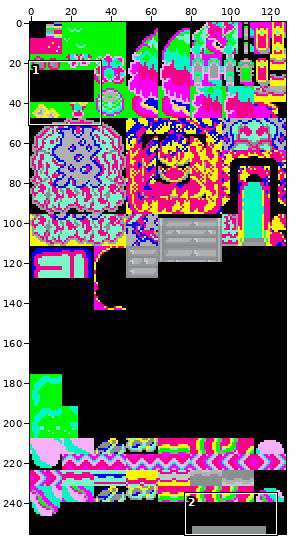
One commit to this sprite sheet: resources/tilesets/0/gTileset_General_Tiles_Pal2.png. Above: a wide view before the commit, with the close-up outlined.
Close-up. Old version:
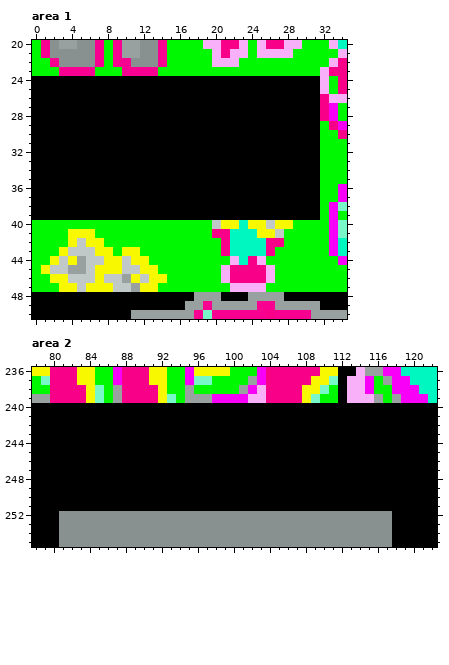
The file is 128x256 pixels. Shown: area 1: x 0..34, y 20..50; area 2: x 78..122, y 236..255. The commit also changed other parts of the picture, which this record leaves out.
After the commit:
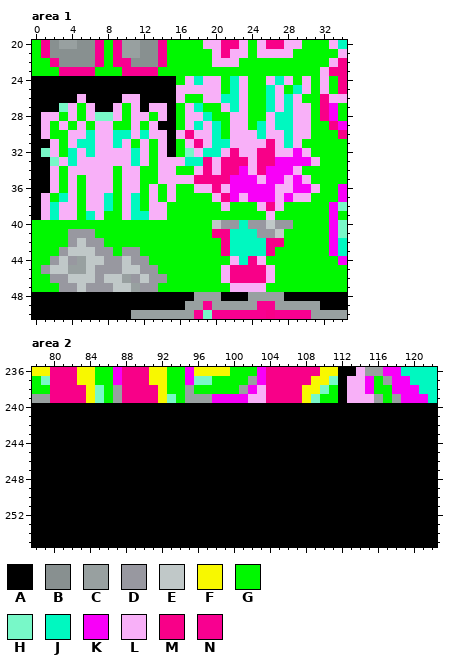
Palette (. is transparent): A #000000  B #889090  C #98a0a0  D #9898a0  E #c0c8c8  F #f8f800  G #00f800  H #78f8c8  J #00f8c0  K #f800f8  L #f8b0f8  M #f80088  N #f80090
Difference:
Changed rows in their new state; - is an unchanged pixel.
Area 1:
first column x 1:
24 ---------------GLJLLGJLGGLJLGLG
25 ---------------LLLLLGJLGGJLGJLG
26 ----L----LL----LGGLLJJLGGJLJLGG
27 --HLGL--LGL-LL-GLJGGLJLGGJLJLLG
28 LLGLGLHHLGLLGL-GLLJGGLLGGLJJLLG
29 LGLGLGLLGGLGL--GLJLJGLLGJLJJLLG
30 LGGLLJLLJJLJLL-LMLLJGLLLJLLJLLG
31 -LGLJJLLJLGLGL-GLMLJJLLLLMLJLGG
32 HLGJLJLLLLJLGL-GHLJJLMLLMMLLKLG
33 -HLJLLLLLLJLGLLLJJMLMMMLMMKKKKL
34 -LGLLLLLGLLGGLLGGLMLMMKLMKKKLGG
35 -LGLGLLLGLLGGLLLLMMMMKKKLKKLKLG
36 -LGLGLLLGLLGLGLGGLLMLKKKKKLLKKL
37 LGJLGLLJGLJGLGLGGGGLMKLKKKLKLLG
38 LJLLGLLJGLJGLLGGGGGGLGGGLMLGGGG
39 LJLLGJLGGLJJLLGGGGGGGGGGGLGGGGG
40 --------------------DD-DD-DD---
41 ---DDD------------------DD-----
42 ---D-DD------------------------
43 --D---DD-DD--------------------
44 -D-D---DD-DD-------------------
45 D-----DDD--DD------------------
46 -DD---D---D-DD-----------------
47 --DD-DDD---DD------------------
Area 2:
first column x 81:
252 AAAAAAAAAAAAAAAAAAAAAAAAAAAAAAAAAAAAA
253 AAAAAAAAAAAAAAAAAAAAAAAAAAAAAAAAAAAAA
254 AAAAAAAAAAAAAAAAAAAAAAAAAAAAAAAAAAAAA
255 AAAAAAAAAAAAAAAAAAAAAAAAAAAAAAAAAAAAA
Where, in picture pixels (left, top, right, bottom), the same in both close-ups:
changed: (41, 76, 320, 292)
changed: (59, 511, 392, 547)
